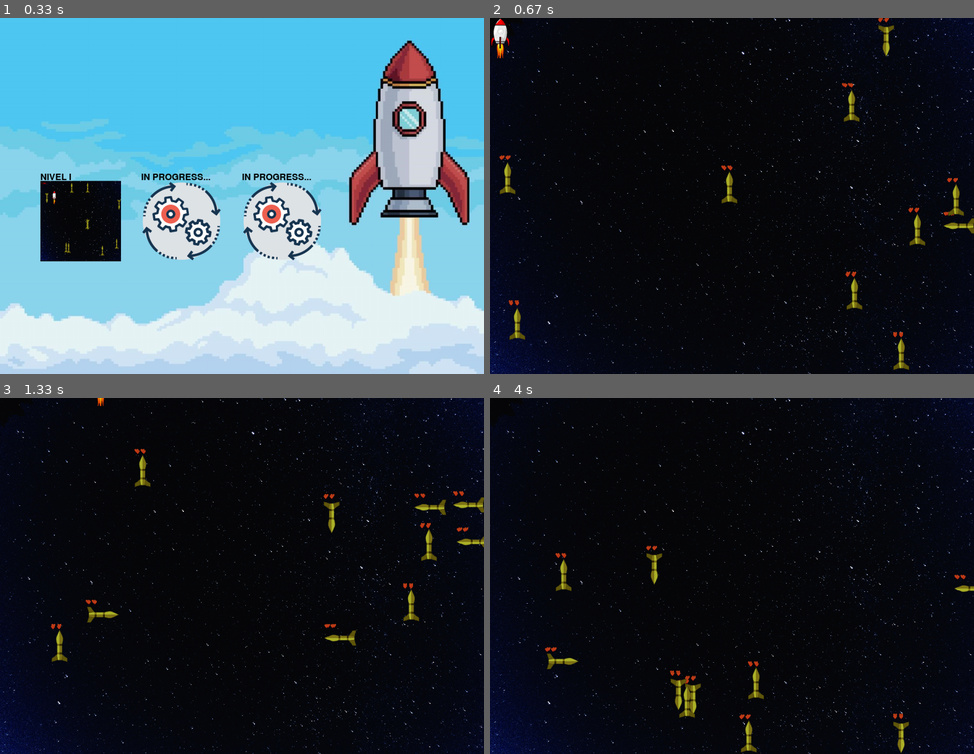
Above: before the commit, frames 1-4 (two rows, left to right).
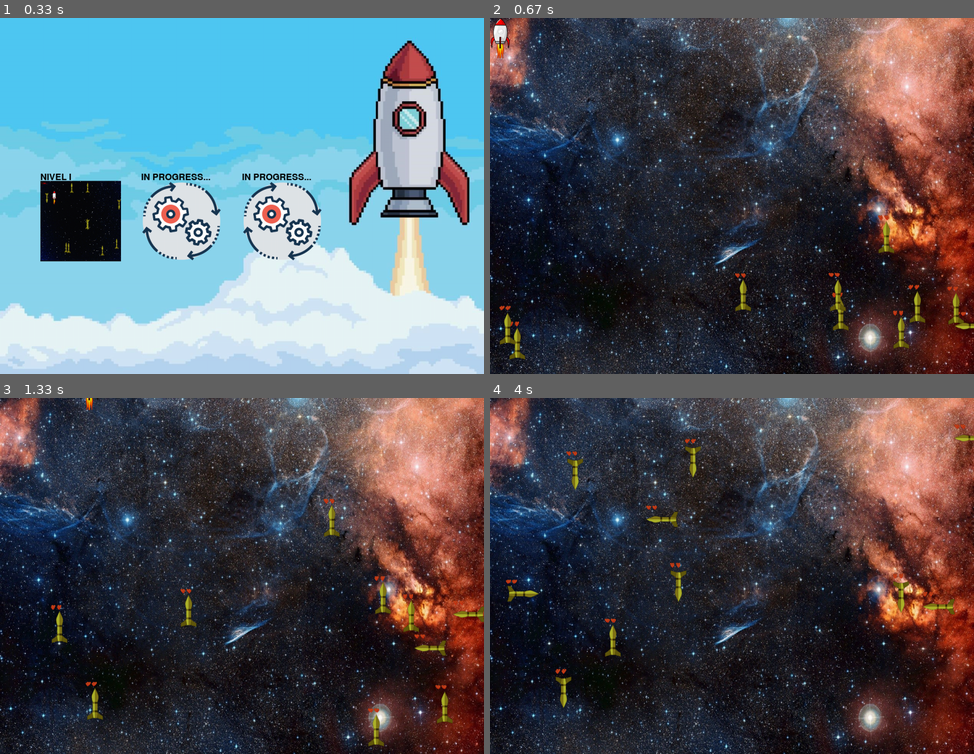
Above: after the commit, the same moments.

Repository: FrancoBulotas/juegos_pygame
Game: pygame game, started from juego_final/main.py
Same seed, same stepped clock (60 frames per second), same inputs: the game is played once before the commit and once after it.
Inputs (mouse positions are in pixels of both pictures, inside the frame that each line leads up to):
- Up to frame 1 (0.33 s): no input
- Up to frame 2 (0.67 s): click "NIVEL I" at 0.38 s
- Up to frame 3 (1.33 s): hold D 0.67-1.13 s; move the mouse to (222, 590) at 0.7 s; hold W from 1.17 s (still down)
- Up to frame 4 (4 s): release W at 1.47 s; hold S 2.57-2.87 s; hold A 2.9-3.3 s; hold W 3.33-3.7 s

Frame 1 is identical in both runs. In frame 2, 73% of the frame differs, in the area x 0-100%, y 0-100%; in frame 3, 73%; in frame 4, 74%.

Commit message:
primer nivel casi listo

Diff:
--- a/juego_final/constantes.py
+++ b/juego_final/constantes.py
@@ -8,8 +8,8 @@
 ANCHO_MUNICION = 50
 ALTO_MUNICION = 20
 
-VELOCIDAD_PERSONJE = 8
-VELOCIDAD_ENEMIGO = 4
+VELOCIDAD_PERSONJE = 7
+VELOCIDAD_ENEMIGO = 3
 VIDAS_PERSONAJE = 3
 
 PANTALLA_JUEGO = pygame.display.set_mode((ANCHO_PANTALLA, ALTO_PANTALLA))
--- a/juego_final/enemigos.py
+++ b/juego_final/enemigos.py
@@ -12,7 +12,7 @@
         # self.image.fill((255, 0, 0))
         self.rect = self.image.get_rect()
         self.rect.x = random.randint(0, ANCHO_PANTALLA - self.rect.width)
-        self.rect.y = random.randint(0, ALTO_PANTALLA - self.rect.height)
+        self.rect.y = random.randint((ALTO_PANTALLA - 300), ALTO_PANTALLA - self.rect.height)
         self.velocidad_x = random.randint(-VELOCIDAD_ENEMIGO, VELOCIDAD_ENEMIGO)
         self.velocidad_y = random.randint(-VELOCIDAD_ENEMIGO, VELOCIDAD_ENEMIGO)
         self.colision = False
--- a/juego_final/main.py
+++ b/juego_final/main.py
@@ -9,7 +9,7 @@
 # Inicializar Pygame
 pygame.init()
 # Carga de imagenes
-fondo_nivel_uno = pygame.image.load("Imagenes\\fondo-nivel-uno.jpg")
+fondo_nivel_uno = pygame.image.load("Imagenes\\fondo-nivel-uno2.jpg")
 fondo_nivel_uno = pygame.transform.scale(fondo_nivel_uno, (ANCHO_PANTALLA, ALTO_PANTALLA))
 
 imagen_nivel_uno = pygame.image.load("Imagenes\\previsualizacion-nivel-1.png")
--- a/juego_final/niveles.py
+++ b/juego_final/niveles.py
@@ -3,7 +3,7 @@
 from pygame.locals import *
 
 
-def nivel_uno(personaje, grupo_misiles, hubo_choque, fondo, grupo_balas, vidas_personaje):#, vidas_misil):
+def nivel_uno(personaje, grupo_misiles, hubo_choque, fondo, grupo_balas, vidas_personaje):
     teclas_presionadas = pygame.key.get_pressed()
     vida = personaje.vida
     # Obtener la posición del personaje y los objetos
Binary file added: juego_final/Imagenes/fondo-nivel-uno2.jpg
